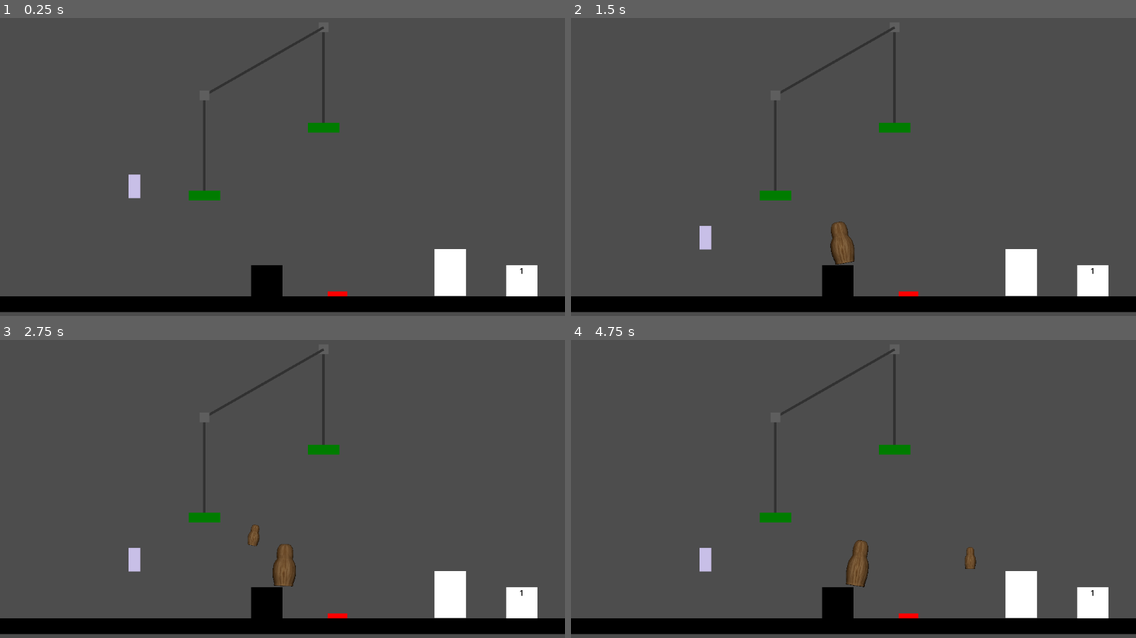
Above: before the commit, frames 1-4 (two rows, left to right).
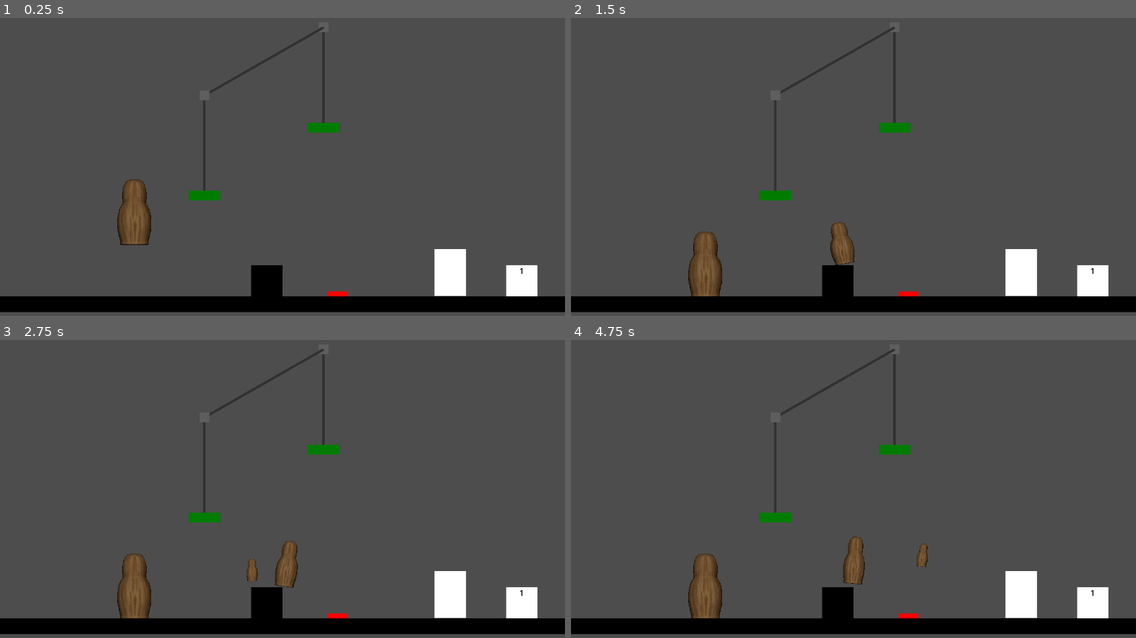
Above: after the commit, the same moments.

Repository: SethHDavis99/GMTK2024
Game: Godot game, scene res://levels/main.tscn
Two runs of this game, one before a commit and one after it. Both use one fixed random seed, a clock stepped at 60 frames per second and the inputs below.
Inputs (mouse positions are in pixels of both pictures, inside the frame that each line leads up to):
- Up to frame 1 (0.25 s): no input
- Up to frame 2 (1.5 s): move the mouse to (706, 259) at 0.52 s; hold Space (pop) 0.53-1.28 s; hold D (move_right) from 0.53 s (still down); tap W (jump) at 0.77 s; move the mouse to (808, 226) at 1.27 s; click (808, 226) at 1.35 s
- Up to frame 3 (2.75 s): tap W (jump) at 1.52 s; tap Space (pop) at 1.55 s; move the mouse to (350, 489) at 2.02 s; release D (move_right) at 2.03 s; hold A (move_left) from 2.03 s (still down); hold Space (pop) from 2.03 s (still down)
- Up to frame 4 (4.75 s): move the mouse to (825, 542) at 2.77 s; release A (move_left) at 2.78 s; release Space (pop) at 2.78 s; hold D (move_right) 2.78-4.28 s; tap Space (pop) at 2.85, 3.8, 4.35 s; tap W (jump) at 3.02, 3.77, 4.52 s; move the mouse to (1023, 527) at 3.52 s; press the mouse at (1023, 527) at 3.53 s; move the mouse to (684, 432) at 4.27 s; release the mouse at (684, 432) at 4.28 s; hold A (move_left) from 4.28 s (still down)

The runs differ from the first frame. In frame 1, 1.1% of the frame differs, in the area x 20-27%, y 52-77%; in frame 2, 1.1%; in frame 3, 1.6%; in frame 4, 1.8%, in the area x 20-72%, y 65-94%.

Commit message:
Revert "level"
This reverts commit 77ceecf7b867596bc68e3eaa8dfb367e6bb8a149, reversing
changes made to 4edfbd28884a00e4c52f15db4cbe788d78bb50a5.

Diff:
--- a/levels/Level3.tscn
+++ b/levels/Level3.tscn
@@ -11,7 +11,6 @@
 
 [node name="Player" parent="." instance=ExtResource("2_6xmy8")]
 position = Vector2(54, 603)
-size = 3.0
 
 [node name="Door" parent="." instance=ExtResource("3_rh7ei")]
 position = Vector2(1119, 254)
--- a/objects/player.tscn
+++ b/objects/player.tscn
@@ -3,13 +3,15 @@
 [ext_resource type="SpriteFrames" uid="uid://bstl8yolb5enr" path="res://sprites/player_anim.tres" id="1_01bsf"]
 [ext_resource type="Script" path="res://scripts/player.gd" id="1_aq5fj"]
 
-[sub_resource type="RectangleShape2D" id="RectangleShape2D_sm2x2"]
-size = Vector2(92, 178)
+[sub_resource type="CapsuleShape2D" id="CapsuleShape2D_iigf8"]
+radius = 32.0
+height = 174.0
 
 [sub_resource type="RectangleShape2D" id="RectangleShape2D_7241j"]
 size = Vector2(81, 183.375)
 
 [node name="Player" type="CharacterBody2D"]
+z_index = -9
 collision_layer = 3
 collision_mask = 3
 input_pickable = true
@@ -18,10 +20,13 @@
 [node name="AnimatedSprite2D" type="AnimatedSprite2D" parent="."]
 position = Vector2(0, -160)
 sprite_frames = ExtResource("1_01bsf")
+animation = &"R_OpenUp"
+frame = 8
+frame_progress = 1.0
 
 [node name="CollisionShape2D" type="CollisionShape2D" parent="."]
 position = Vector2(0, -89)
-shape = SubResource("RectangleShape2D_sm2x2")
+shape = SubResource("CapsuleShape2D_iigf8")
 one_way_collision = true
 
 [node name="Area2D" type="Area2D" parent="."]
@@ -31,8 +36,20 @@
 position = Vector2(0, -63)
 shape = SubResource("RectangleShape2D_7241j")
 
+[node name="SpawnTimer" type="Timer" parent="."]
+wait_time = 0.2
+one_shot = true
+autostart = true
+
+[node name="PopinTimer" type="Timer" parent="."]
+wait_time = 0.3
+one_shot = true
+
 [connection signal="input_event" from="." to="." method="_on_input_event"]
 [connection signal="mouse_entered" from="." to="." method="_on_mouse_entered"]
 [connection signal="mouse_exited" from="." to="." method="_on_mouse_exited"]
+[connection signal="animation_finished" from="AnimatedSprite2D" to="." method="_on_animated_sprite_2d_animation_finished"]
 [connection signal="body_entered" from="Area2D" to="." method="_on_area_2d_body_entered"]
 [connection signal="body_exited" from="Area2D" to="." method="_on_area_2d_body_exited"]
+[connection signal="timeout" from="SpawnTimer" to="." method="_on_spawn_timer_timeout"]
+[connection signal="timeout" from="PopinTimer" to="." method="_on_popin_timer_timeout"]
--- a/scripts/global.gd
+++ b/scripts/global.gd
@@ -1,6 +1,7 @@
 extends Node
 
 var hovered_player = null
+var selected_player = null
 var players = {}
 
 func play_sound(sound : AudioStream, position : Vector2, pitch := 1.0):
--- a/sprites/player_anim.tres
+++ b/sprites/player_anim.tres
@@ -1,59 +1,6 @@
-[gd_resource type="SpriteFrames" load_steps=41 format=3 uid="uid://bstl8yolb5enr"]
+[gd_resource type="SpriteFrames" load_steps=24 format=3 uid="uid://bstl8yolb5enr"]
 
-[ext_resource type="Texture2D" uid="uid://bdjwr2nuywpq7" path="res://sprites/player.png" id="1_c1icr"]
 [ext_resource type="Texture2D" uid="uid://qyg70w8c7j7c" path="res://animation/Doll_Anim.png" id="1_j2gnj"]
-
-[sub_resource type="AtlasTexture" id="AtlasTexture_sx2yy"]
-atlas = ExtResource("1_j2gnj")
-region = Rect2(0, 960, 320, 320)
-
-[sub_resource type="AtlasTexture" id="AtlasTexture_je710"]
-atlas = ExtResource("1_j2gnj")
-region = Rect2(320, 960, 320, 320)
-
-[sub_resource type="AtlasTexture" id="AtlasTexture_i2eak"]
-atlas = ExtResource("1_j2gnj")
-region = Rect2(640, 960, 320, 320)
-
-[sub_resource type="AtlasTexture" id="AtlasTexture_mtmu8"]
-atlas = ExtResource("1_j2gnj")
-region = Rect2(960, 960, 320, 320)
-
-[sub_resource type="AtlasTexture" id="AtlasTexture_testt"]
-atlas = ExtResource("1_j2gnj")
-region = Rect2(1280, 960, 320, 320)
-
-[sub_resource type="AtlasTexture" id="AtlasTexture_ihgbn"]
-atlas = ExtResource("1_j2gnj")
-region = Rect2(0, 1280, 320, 320)
-
-[sub_resource type="AtlasTexture" id="AtlasTexture_5yvw6"]
-atlas = ExtResource("1_j2gnj")
-region = Rect2(320, 1280, 320, 320)
-
-[sub_resource type="AtlasTexture" id="AtlasTexture_rm8wk"]
-atlas = ExtResource("1_j2gnj")
-region = Rect2(640, 1280, 320, 320)
-
-[sub_resource type="AtlasTexture" id="AtlasTexture_t7d1o"]
-atlas = ExtResource("1_j2gnj")
-region = Rect2(960, 1280, 320, 320)
-
-[sub_resource type="AtlasTexture" id="AtlasTexture_cer22"]
-atlas = ExtResource("1_j2gnj")
-region = Rect2(960, 320, 320, 320)
-
-[sub_resource type="AtlasTexture" id="AtlasTexture_hfcat"]
-atlas = ExtResource("1_j2gnj")
-region = Rect2(1280, 320, 320, 320)
-
-[sub_resource type="AtlasTexture" id="AtlasTexture_j6wpa"]
-atlas = ExtResource("1_j2gnj")
-region = Rect2(1600, 320, 320, 320)
-
-[sub_resource type="AtlasTexture" id="AtlasTexture_n6pyx"]
-atlas = ExtResource("1_j2gnj")
-region = Rect2(640, 320, 320, 320)
 
 [sub_resource type="AtlasTexture" id="AtlasTexture_diss6"]
 atlas = ExtResource("1_j2gnj")
@@ -78,18 +25,6 @@
 [sub_resource type="AtlasTexture" id="AtlasTexture_5cdi5"]
 atlas = ExtResource("1_j2gnj")
 region = Rect2(1600, 320, 320, 320)
-
-[sub_resource type="AtlasTexture" id="AtlasTexture_pk317"]
-atlas = ExtResource("1_j2gnj")
-region = Rect2(0, 320, 320, 320)
-
-[sub_resource type="AtlasTexture" id="AtlasTexture_61ot4"]
-atlas = ExtResource("1_j2gnj")
-region = Rect2(320, 320, 320, 320)
-
-[sub_resource type="AtlasTexture" id="AtlasTexture_0ig0f"]
-atlas = ExtResource("1_j2gnj")
-region = Rect2(640, 320, 320, 320)
 
 [sub_resource type="AtlasTexture" id="AtlasTexture_wa7yo"]
 atlas = ExtResource("1_j2gnj")
@@ -123,9 +58,9 @@
 atlas = ExtResource("1_j2gnj")
 region = Rect2(2240, 640, 320, 320)
 
-[sub_resource type="AtlasTexture" id="AtlasTexture_hudur"]
+[sub_resource type="AtlasTexture" id="AtlasTexture_wu7de"]
 atlas = ExtResource("1_j2gnj")
-region = Rect2(2240, 960, 320, 320)
+region = Rect2(2240, 320, 320, 320)
 
 [sub_resource type="AtlasTexture" id="AtlasTexture_1n1w6"]
 atlas = ExtResource("1_j2gnj")
@@ -159,60 +94,6 @@
 animations = [{
 "frames": [{
 "duration": 1.0,
-"texture": SubResource("AtlasTexture_sx2yy")
-}, {
-"duration": 1.0,
-"texture": SubResource("AtlasTexture_je710")
-}, {
-"duration": 1.0,
-"texture": SubResource("AtlasTexture_i2eak")
-}, {
-"duration": 1.0,
-"texture": SubResource("AtlasTexture_mtmu8")
-}, {
-"duration": 1.0,
-"texture": SubResource("AtlasTexture_testt")
-}, {
-"duration": 1.0,
-"texture": SubResource("AtlasTexture_ihgbn")
-}, {
-"duration": 1.0,
-"texture": SubResource("AtlasTexture_5yvw6")
-}, {
-"duration": 1.0,
-"texture": SubResource("AtlasTexture_rm8wk")
-}, {
-"duration": 1.0,
-"texture": SubResource("AtlasTexture_t7d1o")
-}],
-"loop": true,
-"name": &"IDLE",
-"speed": 12.0
-}, {
-"frames": [{
-"duration": 1.0,
-"texture": SubResource("AtlasTexture_cer22")
-}, {
-"duration": 1.0,
-"texture": SubResource("AtlasTexture_hfcat")
-}, {
-"duration": 1.0,
-"texture": SubResource("AtlasTexture_j6wpa")
-}],
-"loop": true,
-"name": &"JumpDown",
-"speed": 12.0
-}, {
-"frames": [{
-"duration": 1.0,
-"texture": SubResource("AtlasTexture_n6pyx")
-}],
-"loop": true,
-"name": &"JumpHold",
-"speed": 5.0
-}, {
-"frames": [{
-"duration": 1.0,
 "texture": SubResource("AtlasTexture_diss6")
 }, {
 "duration": 1.0,
@@ -229,19 +110,10 @@
 }, {
 "duration": 1.0,
 "texture": SubResource("AtlasTexture_5cdi5")
-}, {
-"duration": 1.0,
-"texture": SubResource("AtlasTexture_pk317")
-}, {
-"duration": 1.0,
-"texture": SubResource("AtlasTexture_61ot4")
-}, {
-"duration": 1.0,
-"texture": SubResource("AtlasTexture_0ig0f")
 }],
 "loop": false,
-"name": &"JumpUp",
-"speed": 12.0
+"name": &"Jump",
+"speed": 10.0
 }, {
 "frames": [{
 "duration": 1.0,
@@ -269,11 +141,11 @@
 "texture": SubResource("AtlasTexture_1ymj7")
 }, {
 "duration": 1.0,
-"texture": SubResource("AtlasTexture_hudur")
+"texture": SubResource("AtlasTexture_wu7de")
 }],
-"loop": true,
+"loop": false,
 "name": &"R_OpenUp",
-"speed": 12.0
+"speed": 10.0
 }, {
 "frames": [{
 "duration": 1.0,
@@ -300,12 +172,4 @@
 "loop": true,
 "name": &"R_Walk",
 "speed": 10.0
-}, {
-"frames": [{
-"duration": 1.0,
-"texture": ExtResource("1_c1icr")
-}],
-"loop": true,
-"name": &"default",
-"speed": 5.0
 }]
Binary file changed: animation/Doll_Anim.png
Not shown, removed: audio/Music System/DollsInTheWoods_BaseLayerLP_01.ogg.import
Not shown, removed: audio/Music System/DollsInTheWoods_MidLayerLP_01.ogg.import
Not shown, removed: audio/Music System/DollsInTheWoods_SmallLayerLP_01.ogg.import
Not shown, changed: .DS_Store
Not shown, changed: .gitignore
Not shown, changed: animation/Doll_Anim.png~
Not shown, added: audio/.DS_Store
Not shown, added: audio/Music System/DollsInTheWoods_BaseLayerLP_01.ogg
Not shown, added: audio/Music System/DollsInTheWoods_MidLayerLP_01.ogg
Not shown, added: audio/Music System/DollsInTheWoods_SmallLayerLP_01.ogg
